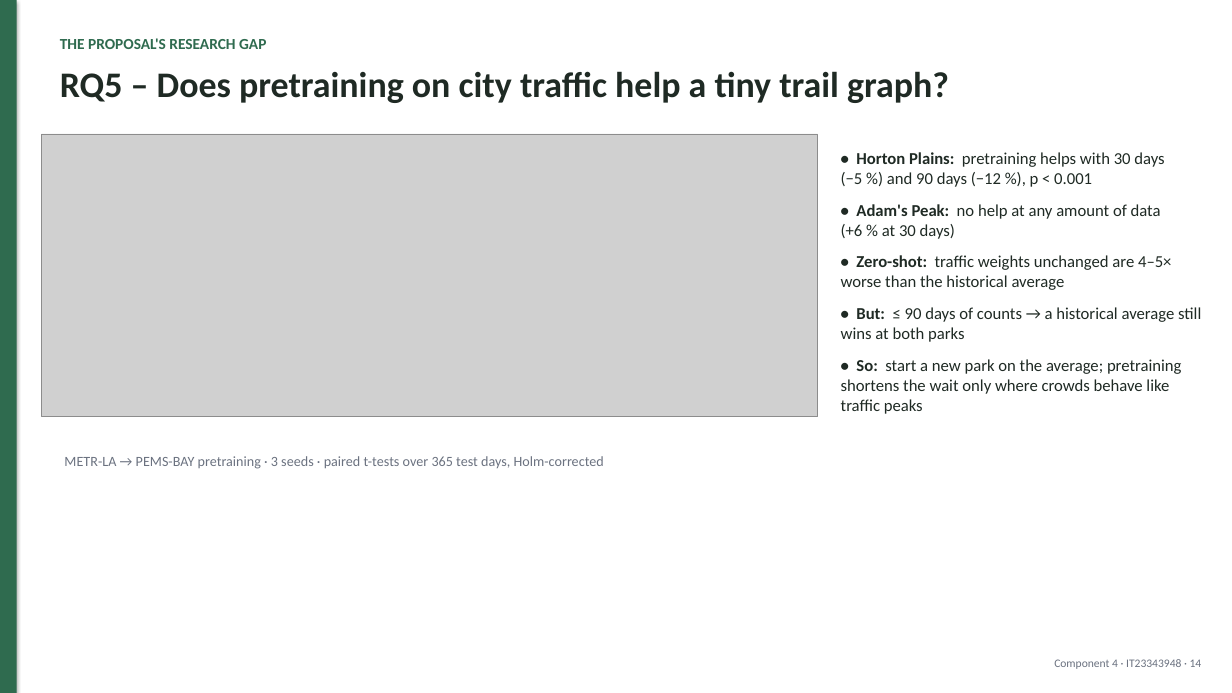
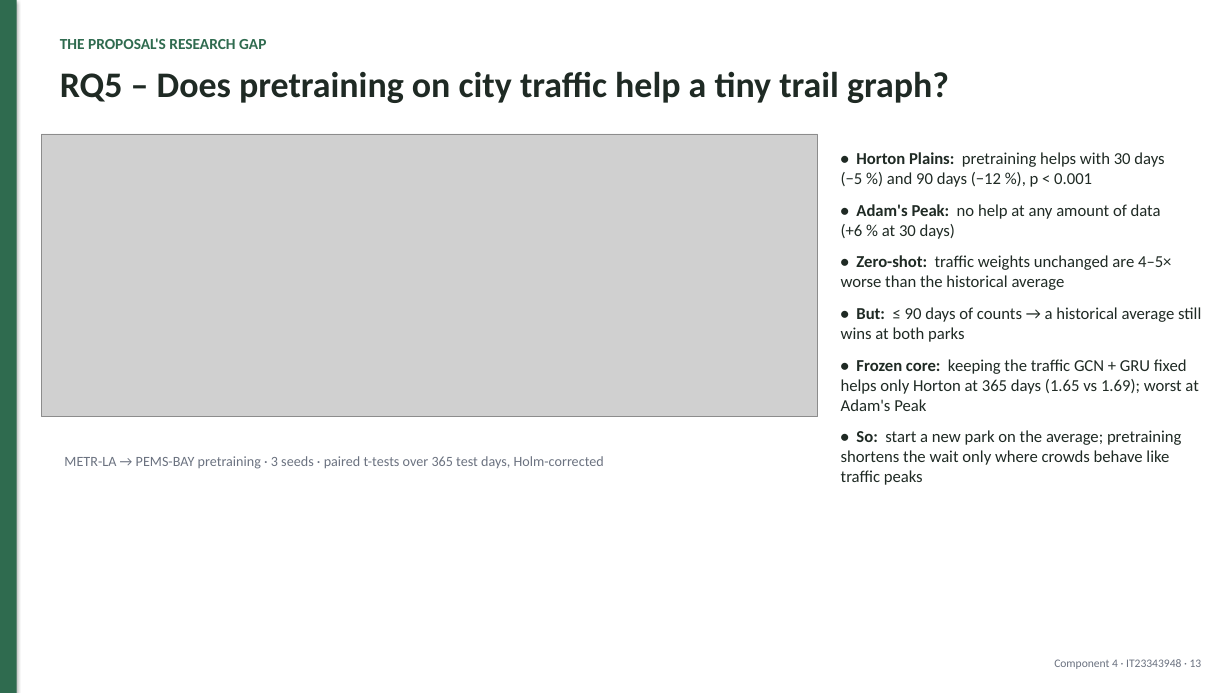
Before and after one commit to mirshadahamed/Decentralized-Hiking-AI, a slide deck: slide 13 of research/component_4/docs/slides/PP1_Component4.pptx (slide 14 before the commit). Drawn at 1232x693 pixels with LibreOffice and Linux fonts; fonts in the diff are those of the drawing; grey boxes stand for pictures. Boxes give left, top, right and bottom in pixels: in the first picture for what was removed or moved away, otherwise in the second. Text is boxed around its words. In the diff, an @@ line names an element or a change of style, - is before the commit and + after.

```diff
--- a/research/component_4/docs/slides/PP1_Component4.pptx
+++ b/research/component_4/docs/slides/PP1_Component4.pptx
@@ text at <box>841,359,1198,411</box>: paragraph added @@
+• Frozen core: keeping the traffic GCN + GRU fixed helps only Horton at 365 days (1.65 vs 1.69); worst at Adam's Peak
@@ text at <box>1054,659,1202,669</box>: text changed @@
-Component 4 · IT23343948 · 14
+Component 4 · IT23343948 · 13
```
Also in this commit, not shown: 23 other slides changed, 4 slides added, 27 other files.
